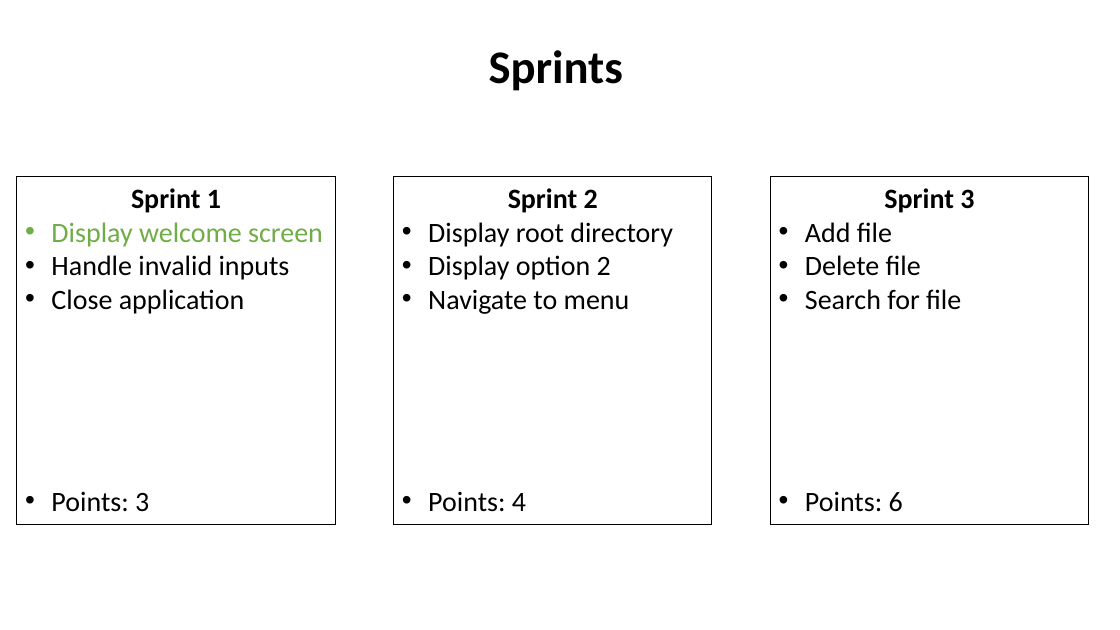
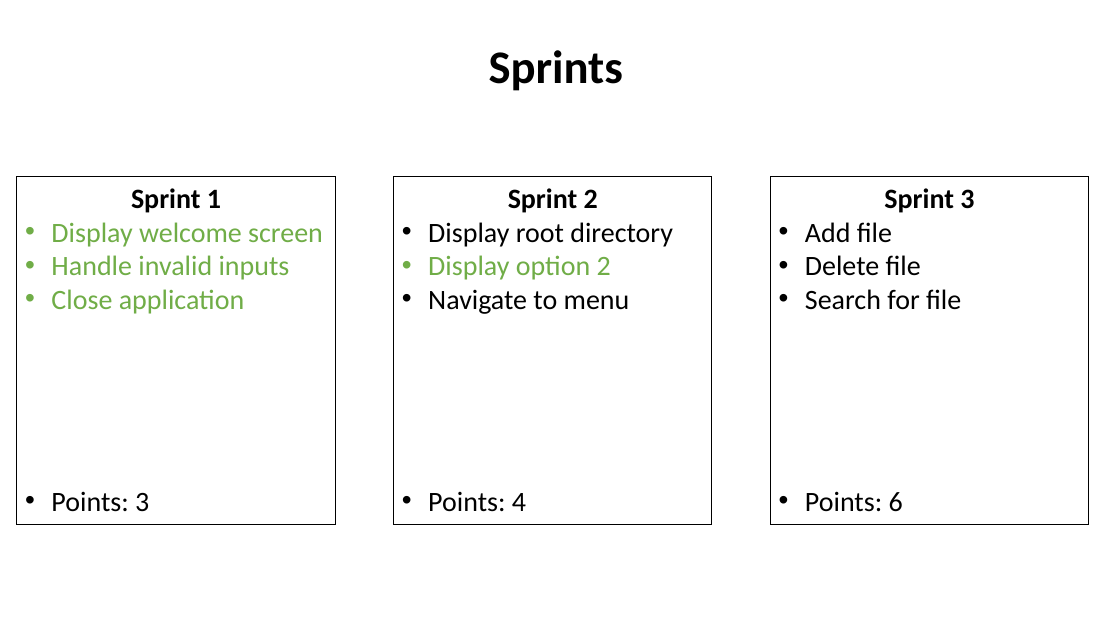
Before and after one commit to ScottWillmarth/PhaseEnd1, a slide deck: slide 12 of User stories.pptx. Drawn at 1120x630 pixels with LibreOffice and Linux fonts; fonts in the diff are those of the drawing. Boxes give left, top, right and bottom in pixels: in the first picture for what was removed or moved away, otherwise in the second. Text is boxed around its words. In the diff, an @@ line names an element or a change of style, - is before the commit and + after.

```diff
--- a/User stories.pptx
+++ b/User stories.pptx
@@ text in rectangle at box(51, 255, 290, 314): text colour #000000 to #70AD47 in "Handle invalid inputs", "Close application" @@
@@ text in rectangle at box(428, 255, 611, 280): text colour #000000 to #70AD47 in "Display option 2" @@
```
Also in this commit, not shown: 2 other files.
